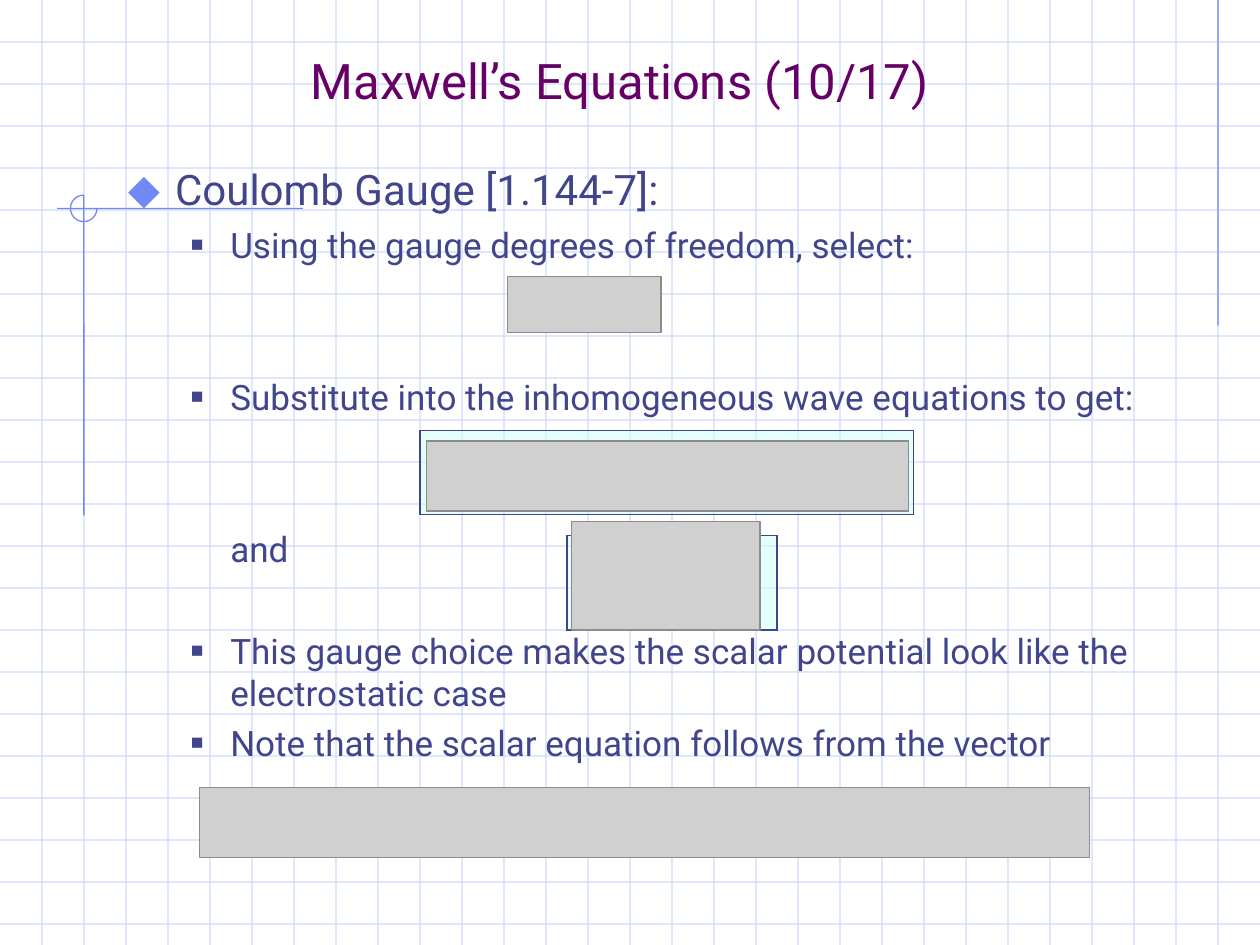
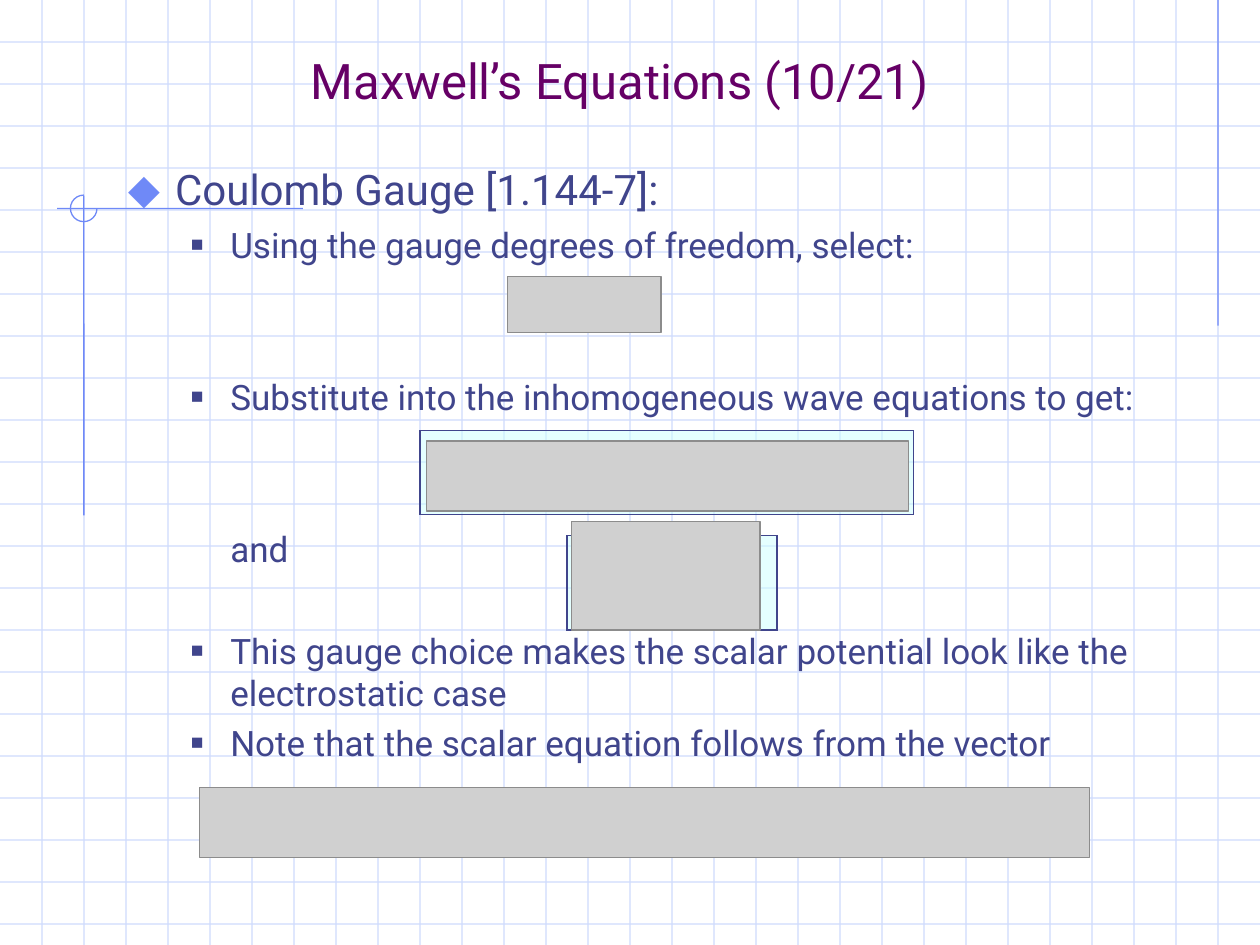
Before and after one commit to gravmath/Projects, a slide deck: slide 13 of PowerPoint/EM_notes.ppt. Drawn at 1260x945 pixels with LibreOffice and Linux fonts; fonts in the diff are those of the drawing; grey boxes stand for pictures; background and template pictures are left out. Boxes give left, top, right and bottom in pixels: in the first picture for what was removed or moved away, otherwise in the second. Text is boxed around its words. In the diff, an @@ line names an element or a change of style, - is before the commit and + after.

```diff
--- a/PowerPoint/EM_notes.ppt
+++ b/PowerPoint/EM_notes.ppt
@@ title at (x1=311, y1=60, x2=928, y2=110): text changed @@
-Maxwell’s Equations (10/17)
+Maxwell’s Equations (10/21)
```
Also in this commit, not shown: 18 other slides changed, 4 slides added, 2 other files.
